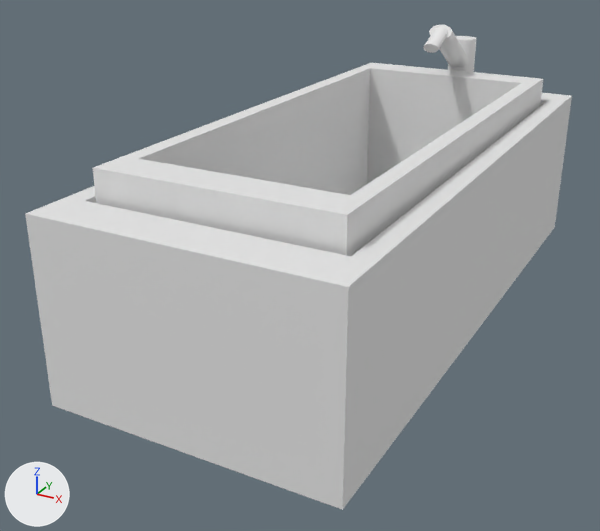
The FBX model working/subahu/FBX/Tub.fbx: old version first, new version second.
Camera for both pictures: a 50 mm lens placed at (3.89, -8.56, 4.6), pointed at (-0.44, -0.69, 0.67). The lights are fixed; the arrows at lower left show +X, +Y and +Z. Where no turn or scale is listed for an object, it has been applied to the vertices.

The first picture shows 'TubInside', 'TubOutside', 'TubTap'.
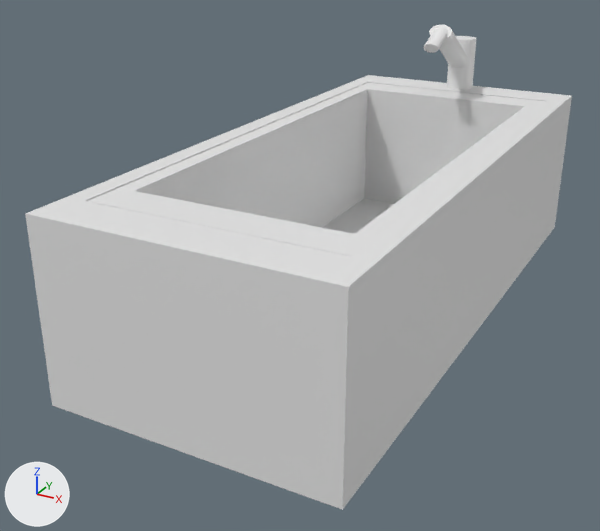
Where the newer file only moved an object's origin or applied its transform, the numbers keep the older frame.

The edits, one by one:
me_cube_001 has 16 vertices, 14 faces and spans x -1.29..1.29, y -3.07..3.07, z -1.08..1.08.
me_cube_001 is used by ob_tubinside; location (0.0, 0.01, 1.29).
Part 1, on me_cube_001:
Vertex 0 of me_cube_001 moves from (1.29, 3.07, -1.08) to (1.37, 3.1, -1.08).
Vertex 1 of me_cube_001 moves from (1.29, -3.07, -1.08) to (1.37, -3.13, -1.08).
Vertex 2 of me_cube_001 moves from (-1.29, -3.07, -1.08) to (-1.34, -3.13, -1.08).
Vertex 3 of me_cube_001 moves from (-1.29, 3.07, -1.08) to (-1.34, 3.1, -1.08).
Vertex 4 of me_cube_001 moves from (1.29, 3.07, 1.08) at pixel (543, 78) to (1.37, 3.1, 0.77) at pixel (547, 101).
Vertex 5 of me_cube_001 moves from (1.29, -3.07, 1.08) at pixel (347, 214) to (1.37, -3.13, 0.77) at pixel (352, 256).
Vertex 6 of me_cube_001 moves from (-1.29, -3.07, 1.08) at pixel (92, 167) to (-1.34, -3.13, 0.77) at pixel (87, 201).
Vertex 7 of me_cube_001 moves from (-1.29, 3.07, 1.08) at pixel (371, 62) to (-1.34, 3.1, 0.77) at pixel (368, 82).
Vertex 8 of me_cube_001 moves from (1.14, 2.72, -0.96) to (1.21, 2.74, -0.96).
Vertex 9 of me_cube_001 moves from (1.14, -2.72, -0.96) to (1.21, -2.77, -0.96).
Vertex 10 of me_cube_001 moves from (-1.14, -2.72, -0.96) to (-1.18, -2.77, -0.96).
Vertex 11 of me_cube_001 moves from (-1.14, 2.72, -0.96) to (-1.18, 2.74, -0.96) at pixel (364, 198).
Vertex 12 of me_cube_001 moves from (1.11, 2.64, 1.08) at pixel (521, 82) to (1.18, 2.66, 0.77) at pixel (524, 106).
Vertex 13 of me_cube_001 moves from (1.11, -2.64, 1.08) at pixel (350, 195) to (1.18, -2.69, 0.77) at pixel (354, 233).
Vertex 14 of me_cube_001 moves from (-1.11, -2.64, 1.08) at pixel (138, 158) to (-1.15, -2.69, 0.77) at pixel (134, 190).
Vertex 15 of me_cube_001 moves from (-1.11, 2.64, 1.08) at pixel (370, 68) to (-1.15, 2.66, 0.77) at pixel (367, 89).

Location of each change, [x1, y1, x2, y2] in pixels of the pictures (600 x 531 px):
'TubInside', reshaped (10% shorter)
    before: [93, 63, 543, 256]
    after: [88, 83, 546, 256]
